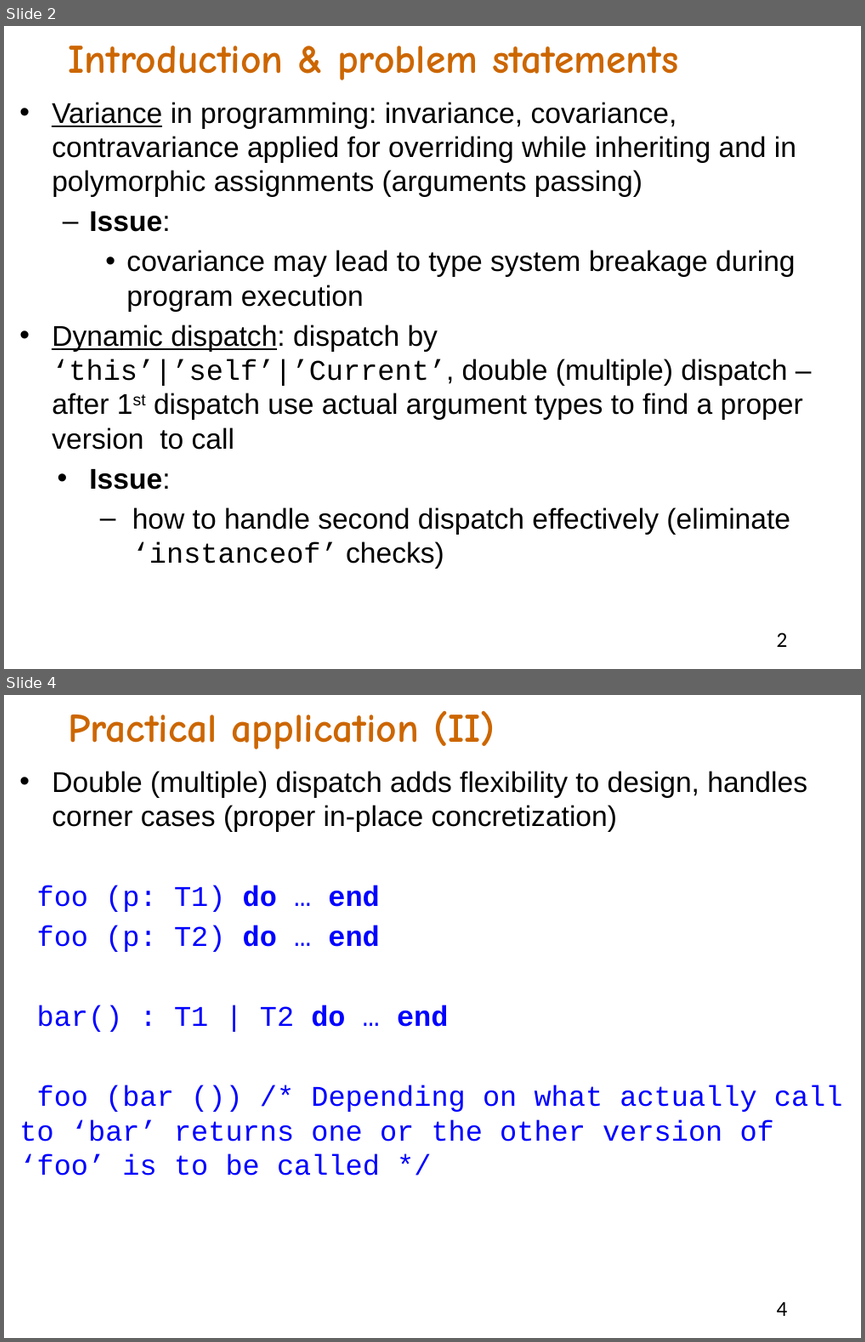
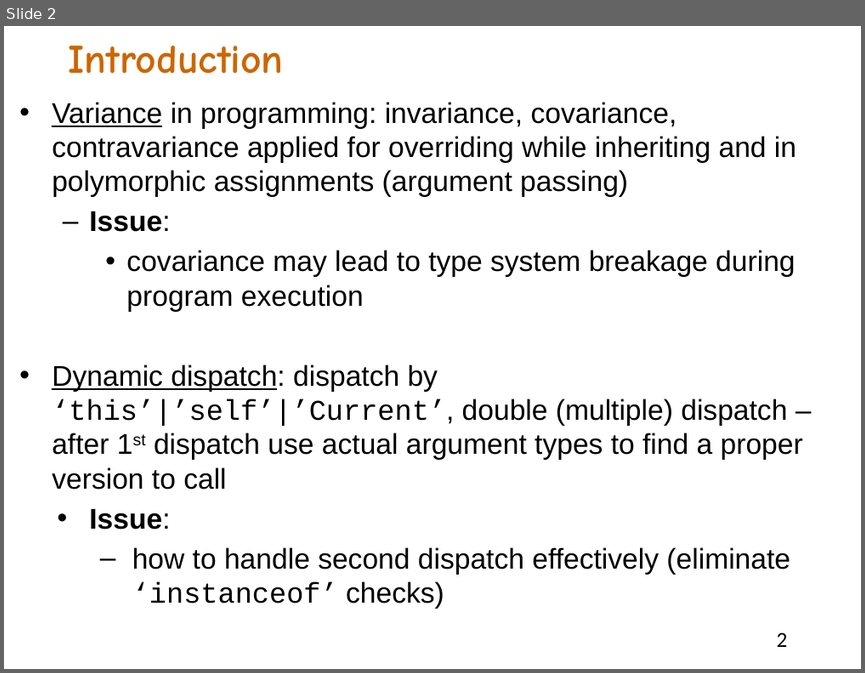
Before and after one commit to akanatov/SLang-, a slide deck: Docs/Multiple overriding or OOP approach to double dispatch.pptx. Shown one above the other, each under a label of ours: slides 2 and 4 before the commit, slide 2 after it; the slides between them are not shown. The pictures are 865x1342 and 865x673 pixels, drawn with LibreOffice and Linux fonts; fonts in the diff are those of the drawing. Boxes give left, top, right and bottom in pixels: in the first picture for what was removed or moved away, otherwise in the second. Text is boxed around its words. In the diff, an @@ line names an element or a change of style, - is before the commit and + after.

Commit message:
Slides about type-safe covariance

```diff
--- a/Docs/Multiple overriding or OOP approach to double dispatch.pptx
+++ b/Docs/Multiple overriding or OOP approach to double dispatch.pptx
@@ slide 4 removed at (4, 695, 861, 1338), background #FFFFFF @@
@@ text removed at (69, 710, 494, 749) @@
-Practical application (II)
@@ text removed at (19, 771, 843, 1175) @@
-• Double (multiple) dispatch adds flexibility to design, handles corner cases (proper in-place concretization)
-foo (p: T1) do … end
-foo (p: T2) do … end
-bar() : T1 | T2 do … end
-foo (bar ()) /* Depending on what actually call to ‘bar’ returns one or the other version of ‘foo’ is to be called */
@@ page number removed at (777, 1301, 788, 1315) @@
-4
@@ slide 2 changed as well @@
@@ text at (69, 46, 284, 74): text changed @@
-Introduction & problem statements
+Introduction
@@ text at (52, 102, 796, 197): text changed @@
-• Variance in programming: invariance, covariance, contravariance applied for overriding while inheriting and in polymorphic assignments (arguments passing)
+• Variance in programming: invariance, covariance, contravariance applied for overriding while inheriting and in polymorphic assignments (argument passing)
```
Also in this commit, not shown: 4 other slides changed, 14 slides added, 2 other slides removed.
